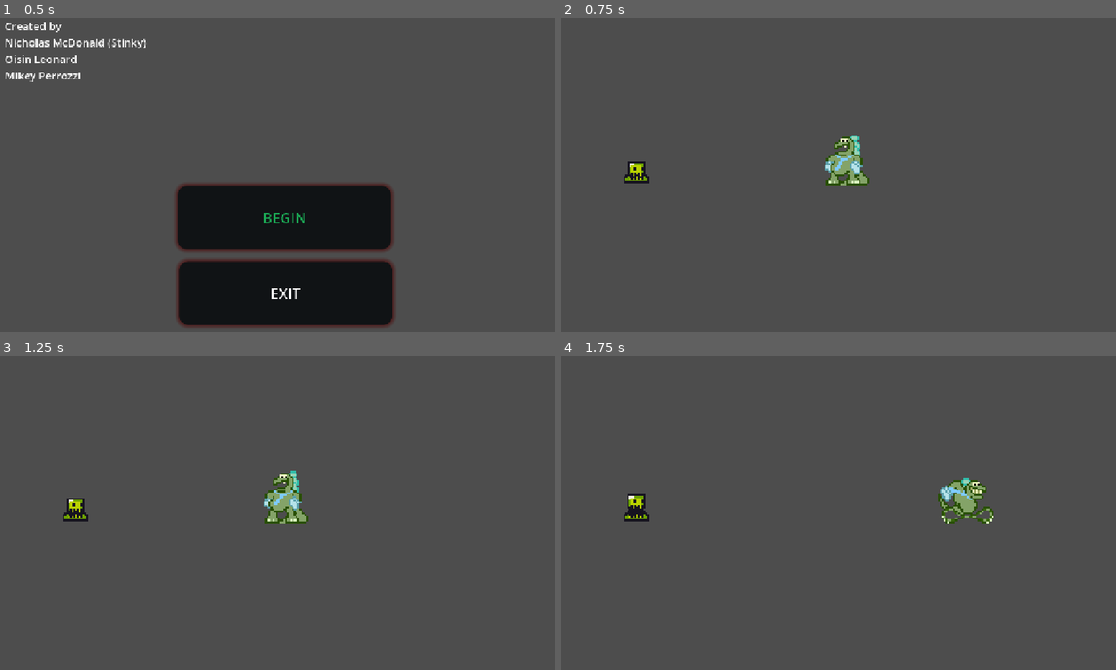
Above: before the commit, frames 1-4 (two rows, left to right).
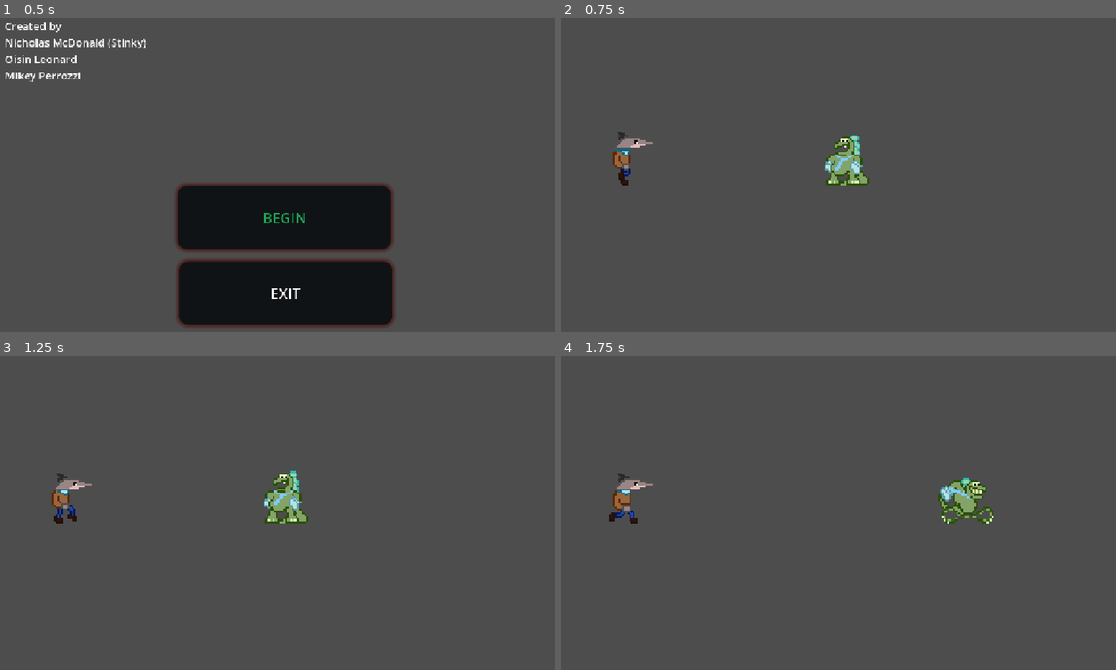
Above: after the commit, the same moments.

Repository: MikeyPerrozzi/Going-Down-
Game: Godot game, scene res://scenes/title screen.tscn
The game is run twice, just before and just after one commit, with the same random seed, the same clock (stepped at 60 frames per second) and the same inputs.
Inputs:
- Up to frame 1 (0.5 s): no input
- Up to frame 2 (0.75 s): click "BEGIN" at 0.5 s
- Up to frame 3 (1.25 s): no input
- Up to frame 4 (1.75 s): hold D (move_right) from 1.28 s (still down)

Frame 1 is identical in both runs. In frame 2, 0.6% of the frame differs, in the area x 9-17%, y 36-54%; in frame 3, 0.6%; in frame 4, 0.7%, in the area x 8-17%, y 37-54%.

Commit message:
Added enemy sprite

Diff:
--- a/going-down--/scenes/game.tscn
+++ b/going-down--/scenes/game.tscn
@@ -41,7 +41,7 @@
 wait_time = 0.003
 
 [node name="swordfish_enemy" parent="." unique_id=616288120 instance=ExtResource("3_lnu2h")]
-position = Vector2(-171, 30)
+position = Vector2(-171, 27)
 
 [connection signal="timeout" from="Timer" to="." method="_on_timer_timeout"]
 [connection signal="timeout" from="Timer" to="Player" method="_on_timer_timeout"]
--- a/going-down--/scenes/swordfish_enemy.tscn
+++ b/going-down--/scenes/swordfish_enemy.tscn
@@ -1,27 +1,30 @@
 [gd_scene format=3 uid="uid://4i80d2psqmtc"]
 
-[ext_resource type="Texture2D" uid="uid://d4c7p5x7wtdq3" path="res://assets/slime_green.png" id="1_47rt0"]
+[ext_resource type="Texture2D" uid="uid://c3i6uaabqp8fc" path="res://assets/Swordfish_Walk-Sheet.png" id="1_47rt0"]
 [ext_resource type="PackedScene" uid="uid://dgjv4g6akyhq3" path="res://scenes/danger_zone.tscn" id="2_mw1fo"]
+
+[sub_resource type="AtlasTexture" id="AtlasTexture_mw1fo"]
+atlas = ExtResource("1_47rt0")
+region = Rect2(0, 0, 32, 32)
 
 [sub_resource type="AtlasTexture" id="AtlasTexture_3fg40"]
 atlas = ExtResource("1_47rt0")
-region = Rect2(0, 24, 24, 24)
+region = Rect2(32, 0, 32, 32)
 
 [sub_resource type="AtlasTexture" id="AtlasTexture_v5obg"]
 atlas = ExtResource("1_47rt0")
-region = Rect2(24, 24, 24, 24)
+region = Rect2(64, 0, 32, 32)
 
 [sub_resource type="AtlasTexture" id="AtlasTexture_vywjm"]
 atlas = ExtResource("1_47rt0")
-region = Rect2(48, 24, 24, 24)
-
-[sub_resource type="AtlasTexture" id="AtlasTexture_ka3pn"]
-atlas = ExtResource("1_47rt0")
-region = Rect2(72, 24, 24, 24)
+region = Rect2(96, 0, 32, 32)
 
 [sub_resource type="SpriteFrames" id="SpriteFrames_g4v7s"]
 animations = [{
 "frames": [{
+"duration": 1.0,
+"texture": SubResource("AtlasTexture_mw1fo")
+}, {
 "duration": 1.0,
 "texture": SubResource("AtlasTexture_3fg40")
 }, {
@@ -30,9 +33,6 @@
 }, {
 "duration": 1.0,
 "texture": SubResource("AtlasTexture_vywjm")
-}, {
-"duration": 1.0,
-"texture": SubResource("AtlasTexture_ka3pn")
 }],
 "loop": 1,
 "name": &"default",
@@ -40,19 +40,19 @@
 }]
 
 [sub_resource type="RectangleShape2D" id="RectangleShape2D_g4v7s"]
-size = Vector2(10, 15)
+size = Vector2(22, 18)
 
 [node name="swordfish_enemy" type="Node2D" unique_id=616288120]
 
 [node name="AnimatedSprite2D" type="AnimatedSprite2D" parent="." unique_id=1370924272]
 sprite_frames = SubResource("SpriteFrames_g4v7s")
 autoplay = "default"
-frame = 2
 frame_progress = 0.45044228
 
 [node name="DangerZone" parent="." unique_id=163280094 instance=ExtResource("2_mw1fo")]
 collision_mask = 1
 
 [node name="CollisionShape2D" type="CollisionShape2D" parent="DangerZone" unique_id=1691146896]
-position = Vector2(0, 5)
+visibility_layer = 2
+position = Vector2(-1, 0)
 shape = SubResource("RectangleShape2D_g4v7s")
Binary file added: going-down--/assets/Swordfish_Walk-Sheet.png
Not shown, added: going-down--/assets/Swordfish_Walk-Sheet.png.import
